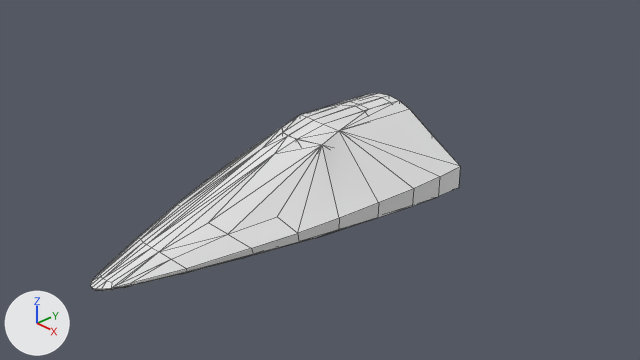
What one commit did to the Blender file Models/Squad/Spaces/mk2CockpitStandard.blend.
The view is the same before and after, from the file's camera 'Camera'. The axes (+X, +Y, +Z) are drawn at lower left. The lights are the same throughout. Mesh edges are drawn as thin lines.

Names of what the first picture shows: 'depthMask', 'shellCollider'.
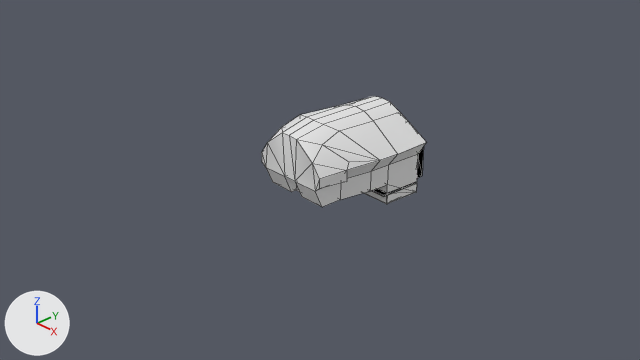
What differs and where, as boxes (x1, y1, x2, y2) in the pictures (640 x 360 px):
'depthMask', deleted
    before: (91, 93, 460, 291)
'shellCollider', unchanged, uncovered by the edit
    before: (281, 115, 338, 145)
    after: (262, 96, 426, 207)

The edits, one by one:
Object 'depthMask' (ob_depthmask) is deleted.
